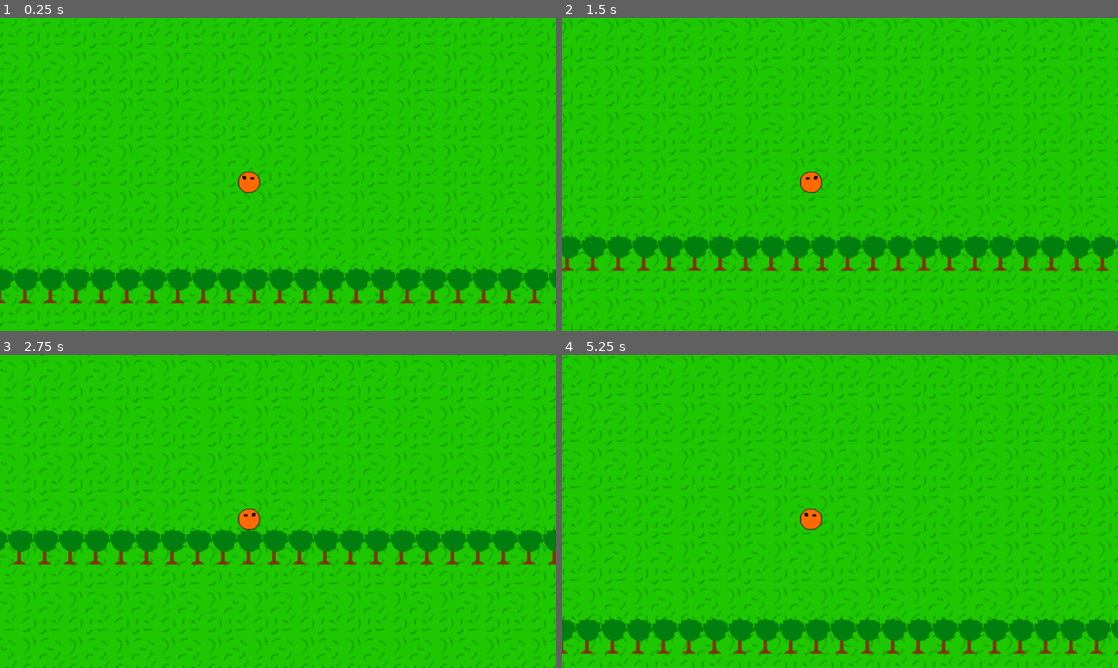
Above: before the commit, frames 1-4 (two rows, left to right).
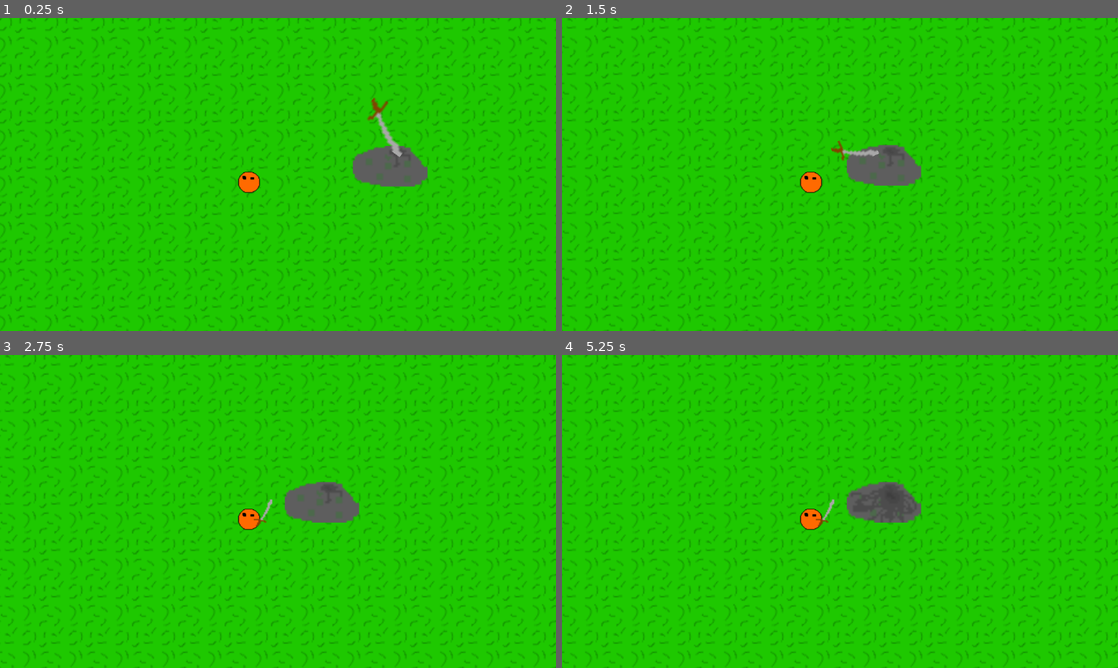
Above: after the commit, the same moments.

Repository: YCaTGameRT/SABox_World
Game: Godot game, scene res://scenes/from_scene1/cucumber-stone-battle.tscn
Same seed, same stepped clock (60 frames per second), same inputs: the game is played once before the commit and once after it. This scene is started directly instead of the project's main scene.
Inputs:
- Up to frame 1 (0.25 s): no input
- Up to frame 2 (1.5 s): hold D (movement_right) 0.53-1.28 s; tap Space (play) at 0.6, 1.35 s; hold S (movement_down) from 1.28 s (still down)
- Up to frame 3 (2.75 s): release S (movement_down) at 2.03 s; hold D (movement_right) from 2.03 s (still down); tap Space (play) at 2.1 s
- Up to frame 4 (5.25 s): release D (movement_right) at 2.78 s; hold W (movement_up) 2.78-3.53 s; tap Space (play) every 0.75 s from 2.85 to 5.1 s; hold A (movement_left) 3.53-5.03 s; hold S (movement_down) from 5.03 s (still down)

The runs differ from the first frame. In frame 1, 17% of the frame differs, in the area x 0-100%, y 0-100%; in frame 2, 17%; in frame 3, 17%; in frame 4, 17%.

Commit message:
added pre-cucumber-battle animation

Diff:
--- /dev/null
+++ b/Scripts/BOXMan_cucumber_battle_control.gd
@@ -0,0 +1,10 @@
+class_name BOXMan_cucumber_battle_control extends BOXMan_td_base_control
+
+@export var anim_player: AnimationPlayer
+
+func _ready():
+	anim_player.play("cucumber_comes_animation")
+
+func _process(delta):
+	if not anim_player.is_playing():
+		super._process(delta)
--- a/scenes/from_scene1/cucumber-stone-battle.tscn
+++ b/scenes/from_scene1/cucumber-stone-battle.tscn
@@ -1,18 +1,183 @@
-[gd_scene load_steps=5 format=3 uid="uid://eoktbsge7j4m"]
+[gd_scene load_steps=12 format=3 uid="uid://eoktbsge7j4m"]
 
 [ext_resource type="PackedScene" uid="uid://c8tlpplw1f1ii" path="res://Saves/BOXman.tscn" id="1_fuawb"]
-[ext_resource type="Script" path="res://Scripts/BOXMan_td_base_control.gd" id="2_153tb"]
+[ext_resource type="Script" path="res://Scripts/BOXMan_cucumber_battle_control.gd" id="2_eyrnp"]
+[ext_resource type="Texture2D" uid="uid://b8mjg7iajiw5l" path="res://Sprites/cucumber-stone-battle/sword.png" id="3_l3y24"]
 [ext_resource type="Texture2D" uid="uid://82h8d1mxibhk" path="res://Sprites/grass.png" id="3_n6ysj"]
 [ext_resource type="PackedScene" uid="uid://7db52q5hgsxx" path="res://Saves/DUB.tscn" id="4_0cf6r"]
+[ext_resource type="Texture2D" uid="uid://ducfmaksdu0mn" path="res://Sprites/cucumber-stone-battle/cucumber.png" id="5_5o3x5"]
+[ext_resource type="Texture2D" uid="uid://317884ofuovq" path="res://Sprites/cucumber-stone-battle/cucumber-stone_break_anim_1.png" id="6_mn20v"]
+[ext_resource type="Texture2D" uid="uid://c57ajyxg4fc2p" path="res://Sprites/cucumber-stone-battle/cucumber-stone_break_anim_3.png" id="8_72ymx"]
+[ext_resource type="Texture2D" uid="uid://cbyau71vmytg1" path="res://Sprites/cucumber-stone-battle/cucumber-stone_break_anim_2.png" id="9_inn0c"]
+
+[sub_resource type="Animation" id="Animation_rplco"]
+resource_name = "cucumber_comes_animation"
+length = 6.8
+tracks/0/type = "value"
+tracks/0/imported = false
+tracks/0/enabled = true
+tracks/0/path = NodePath("BOXman:position")
+tracks/0/interp = 1
+tracks/0/loop_wrap = true
+tracks/0/keys = {
+"times": PackedFloat32Array(0, 1),
+"transitions": PackedFloat32Array(1, 1),
+"update": 0,
+"values": [Vector2(146, -112), Vector2(223, -111)]
+}
+tracks/1/type = "value"
+tracks/1/imported = false
+tracks/1/enabled = true
+tracks/1/path = NodePath("BOXman/Sword:visible")
+tracks/1/interp = 1
+tracks/1/loop_wrap = true
+tracks/1/keys = {
+"times": PackedFloat32Array(0, 2),
+"transitions": PackedFloat32Array(1, 1),
+"update": 1,
+"values": [false, true]
+}
+tracks/2/type = "value"
+tracks/2/imported = false
+tracks/2/enabled = true
+tracks/2/path = NodePath("for_anim/Cucumber-stoneWithSword/Sword:position")
+tracks/2/interp = 1
+tracks/2/loop_wrap = true
+tracks/2/keys = {
+"times": PackedFloat32Array(0, 1, 2),
+"transitions": PackedFloat32Array(1, 1, 1),
+"update": 0,
+"values": [Vector2(-1.08698, -19.0217), Vector2(-1.08698, -19.0217), Vector2(-27.7174, 4.89131)]
+}
+tracks/3/type = "value"
+tracks/3/imported = false
+tracks/3/enabled = true
+tracks/3/path = NodePath("for_anim/Cucumber-stoneWithSword/Sword:rotation")
+tracks/3/interp = 1
+tracks/3/loop_wrap = true
+tracks/3/keys = {
+"times": PackedFloat32Array(0, 1, 2),
+"transitions": PackedFloat32Array(1, 1, 1),
+"update": 0,
+"values": [2.19811, 2.19811, 0.0]
+}
+tracks/4/type = "value"
+tracks/4/imported = false
+tracks/4/enabled = true
+tracks/4/path = NodePath("for_anim/Cucumber-stoneWithSword/Sword:scale")
+tracks/4/interp = 1
+tracks/4/loop_wrap = true
+tracks/4/keys = {
+"times": PackedFloat32Array(0, 1, 2),
+"transitions": PackedFloat32Array(1, 1, 1),
+"update": 0,
+"values": [Vector2(1.10315, 1.13817), Vector2(1.10315, 1.13817), Vector2(0.543478, 0.543478)]
+}
+tracks/5/type = "value"
+tracks/5/imported = false
+tracks/5/enabled = true
+tracks/5/path = NodePath("for_anim/Cucumber-stoneWithSword/Sword:visible")
+tracks/5/interp = 1
+tracks/5/loop_wrap = true
+tracks/5/keys = {
+"times": PackedFloat32Array(0, 2),
+"transitions": PackedFloat32Array(1, 1),
+"update": 1,
+"values": [true, false]
+}
+tracks/6/type = "value"
+tracks/6/imported = false
+tracks/6/enabled = true
+tracks/6/path = NodePath("for_anim/Cucumber-stoneWithSword:texture")
+tracks/6/interp = 1
+tracks/6/loop_wrap = true
+tracks/6/keys = {
+"times": PackedFloat32Array(0, 3.2),
+"transitions": PackedFloat32Array(1, 1),
+"update": 1,
+"values": [ExtResource("6_mn20v"), ExtResource("9_inn0c")]
+}
+tracks/7/type = "value"
+tracks/7/imported = false
+tracks/7/enabled = true
+tracks/7/path = NodePath("for_anim/Cucumber-stoneWithSword:visible")
+tracks/7/interp = 1
+tracks/7/loop_wrap = true
+tracks/7/keys = {
+"times": PackedFloat32Array(0, 4.1),
+"transitions": PackedFloat32Array(1, 1),
+"update": 1,
+"values": [true, false]
+}
+tracks/8/type = "value"
+tracks/8/imported = false
+tracks/8/enabled = true
+tracks/8/path = NodePath("for_anim/Cucumber-stoneWithSword2:position")
+tracks/8/interp = 1
+tracks/8/loop_wrap = true
+tracks/8/keys = {
+"times": PackedFloat32Array(0, 5.7, 6.1),
+"transitions": PackedFloat32Array(1, 1, 1),
+"update": 0,
+"values": [Vector2(277, -119), Vector2(277, -119), Vector2(699, -696)]
+}
+tracks/9/type = "value"
+tracks/9/imported = false
+tracks/9/enabled = true
+tracks/9/path = NodePath("for_anim/Cucumber-stoneWithSword3:position")
+tracks/9/interp = 1
+tracks/9/loop_wrap = true
+tracks/9/keys = {
+"times": PackedFloat32Array(0, 5.7, 6.1),
+"transitions": PackedFloat32Array(1, 1, 1),
+"update": 0,
+"values": [Vector2(246, -119), Vector2(246, -119), Vector2(-274, 375)]
+}
+tracks/10/type = "value"
+tracks/10/imported = false
+tracks/10/enabled = true
+tracks/10/path = NodePath("Cucumber:rotation")
+tracks/10/interp = 1
+tracks/10/loop_wrap = true
+tracks/10/keys = {
+"times": PackedFloat32Array(0, 6.1, 6.5),
+"transitions": PackedFloat32Array(1, 1, 1),
+"update": 0,
+"values": [-1.53938, -1.53938, 0.0]
+}
+tracks/11/type = "value"
+tracks/11/imported = false
+tracks/11/enabled = true
+tracks/11/path = NodePath("Cucumber:flip_h")
+tracks/11/interp = 1
+tracks/11/loop_wrap = true
+tracks/11/keys = {
+"times": PackedFloat32Array(0, 6.5, 6.8),
+"transitions": PackedFloat32Array(1, 1, 1),
+"update": 1,
+"values": [false, false, true]
+}
+
+[sub_resource type="AnimationLibrary" id="AnimationLibrary_nk68q"]
+_data = {
+"cucumber_comes_animation": SubResource("Animation_rplco")
+}
 
 [node name="cucumber-stone-battle" type="Node2D"]
 
-[node name="BOXman" parent="." instance=ExtResource("1_fuawb")]
-script = ExtResource("2_153tb")
+[node name="BOXman" parent="." node_paths=PackedStringArray("anim_player") instance=ExtResource("1_fuawb")]
+position = Vector2(223, -111)
+script = ExtResource("2_eyrnp")
+anim_player = NodePath("../AnimationPlayer")
 
 [node name="Camera2D" type="Camera2D" parent="BOXman"]
 position = Vector2(-7.87697, -3.05176e-05)
 zoom = Vector2(2.4, 2.4)
+
+[node name="Sword" type="Sprite2D" parent="BOXman"]
+position = Vector2(-59.077, 4.06351)
+scale = Vector2(3.93846, 4.06349)
+texture = ExtResource("3_l3y24")
 
 [node name="background" type="Sprite2D" parent="."]
 z_index = -20
@@ -22,6 +187,13 @@
 region_enabled = true
 region_rect = Rect2(0, 0, 2000, 1500)
 
+[node name="Cucumber" type="Sprite2D" parent="."]
+z_index = -2
+position = Vector2(261, -119)
+scale = Vector2(1, 1)
+texture = ExtResource("5_5o3x5")
+flip_h = true
+
 [node name="map" type="Node2D" parent="."]
 
 [node name="l" type="Node2D" parent="map"]
@@ -417,3 +589,41 @@
 
 [node name="StaticBody2D48" parent="map/u" instance=ExtResource("4_0cf6r")]
 position = Vector2(726, 116)
+
+[node name="for_anim" type="Node2D" parent="."]
+
+[node name="Cucumber-stoneWithSword" type="Sprite2D" parent="for_anim"]
+visible = false
+position = Vector2(259, -119)
+scale = Vector2(1.84, 1.84)
+texture = ExtResource("9_inn0c")
+flip_h = true
+
+[node name="Sword" type="Sprite2D" parent="for_anim/Cucumber-stoneWithSword"]
+visible = false
+position = Vector2(-27.7174, 4.89131)
+scale = Vector2(0.543478, 0.543478)
+texture = ExtResource("3_l3y24")
+
+[node name="Cucumber-stoneWithSword2" type="Sprite2D" parent="for_anim"]
+z_index = -1
+position = Vector2(699, -696)
+scale = Vector2(1.84, 1.84)
+texture = ExtResource("8_72ymx")
+flip_h = true
+region_enabled = true
+region_rect = Rect2(0, 0, 15, 19)
+
+[node name="Cucumber-stoneWithSword3" type="Sprite2D" parent="for_anim"]
+z_index = -1
+position = Vector2(-274, 375)
+scale = Vector2(1.84, 1.84)
+texture = ExtResource("8_72ymx")
+flip_h = true
+region_enabled = true
+region_rect = Rect2(14, 0, 21, 19)
+
+[node name="AnimationPlayer" type="AnimationPlayer" parent="."]
+libraries = {
+"": SubResource("AnimationLibrary_nk68q")
+}
Binary file added: Sprites/cucumber-stone-battle/cucumber-stone_break_anim_1.png
Not shown, added: Sprites/cucumber-stone-battle/cucumber-stone_break_anim_1.png.import
Binary file added: Sprites/cucumber-stone-battle/cucumber-stone_break_anim_2.png
Not shown, added: Sprites/cucumber-stone-battle/cucumber-stone_break_anim_2.png.import
Binary file added: Sprites/cucumber-stone-battle/cucumber-stone_break_anim_3.png
Not shown, added: Sprites/cucumber-stone-battle/cucumber-stone_break_anim_3.png.import
Binary file added: Sprites/cucumber-stone-battle/cucumber.png
Not shown, added: Sprites/cucumber-stone-battle/cucumber.png.import
Binary file added: Sprites/cucumber-stone-battle/sword.png
Not shown, added: Sprites/cucumber-stone-battle/sword.png.import
